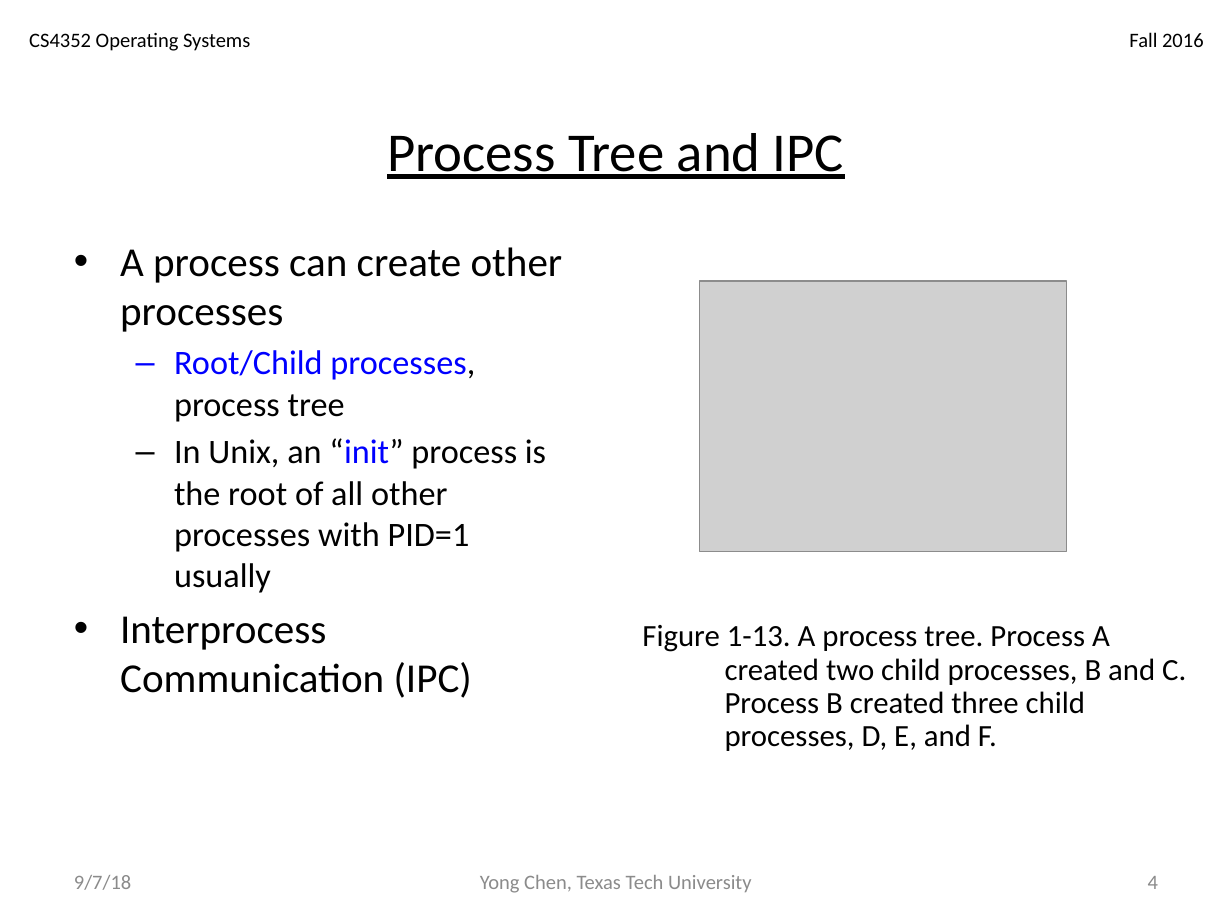
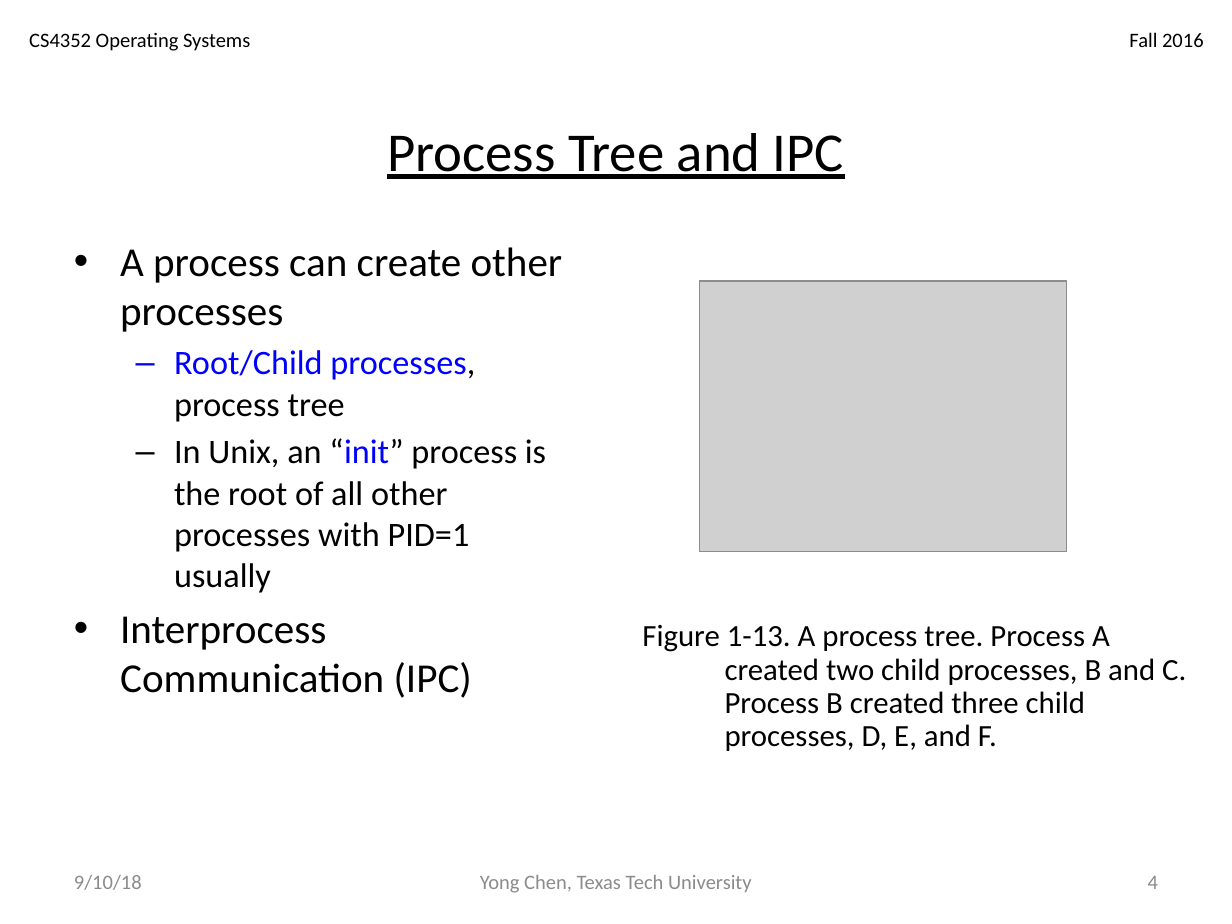
Before and after one commit to iDataVisualizationLab/CS4352_Fall2018, a slide deck: slide 4 of slides/Lecture03.pptx. Drawn at 1232x924 pixels with LibreOffice and Linux fonts; fonts in the diff are those of the drawing; grey boxes stand for pictures. Boxes give left, top, right and bottom in pixels: in the first picture for what was removed or moved away, otherwise in the second. Text is boxed around its words. In the diff, an @@ line names an element or a change of style, - is before the commit and + after.

```diff
--- a/slides/Lecture03.pptx
+++ b/slides/Lecture03.pptx
@@ text at [74, 875, 142, 890]: text changed @@
-9/7/18
+9/10/18
```
Also in this commit, not shown: 7 other slides changed.
